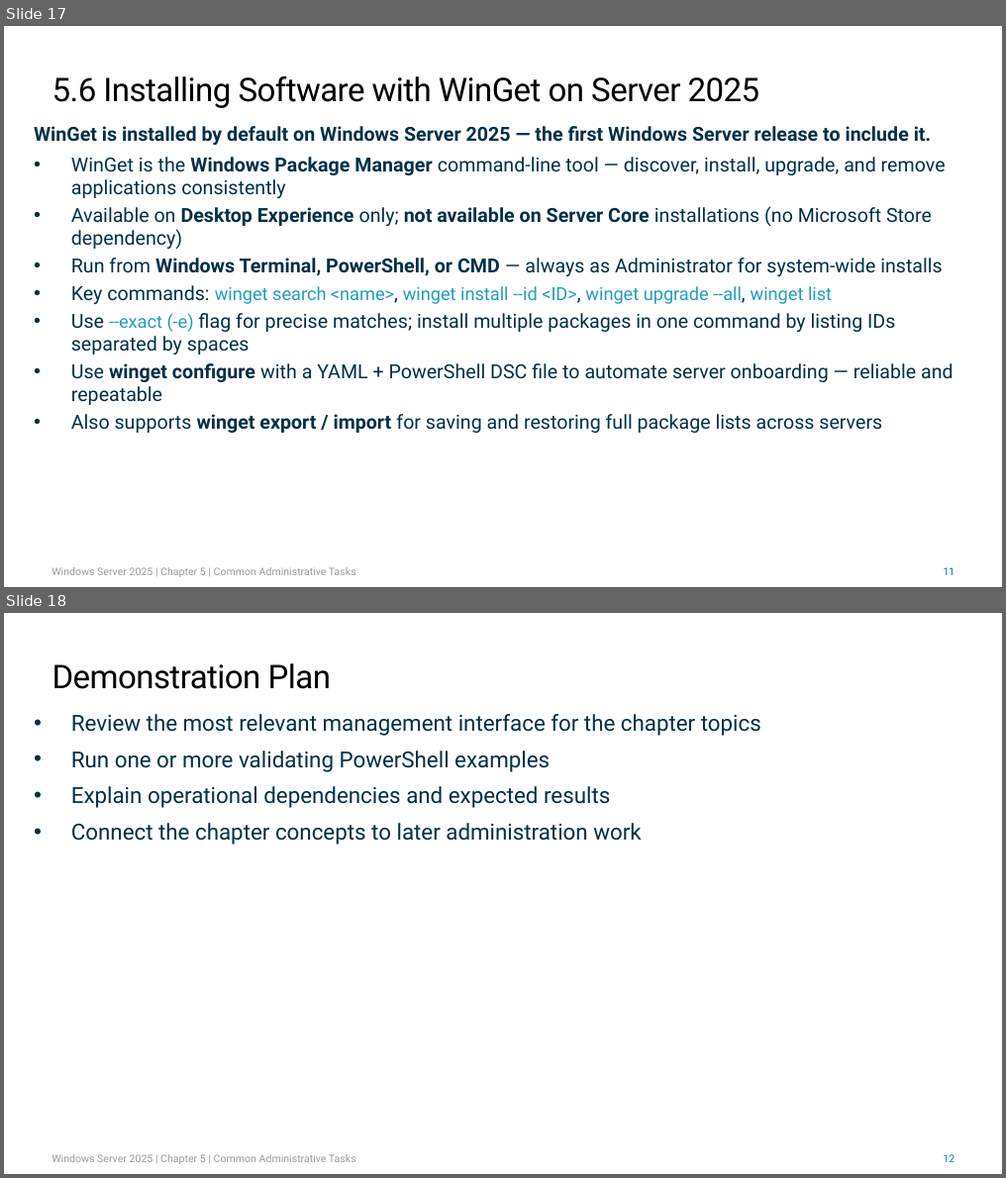
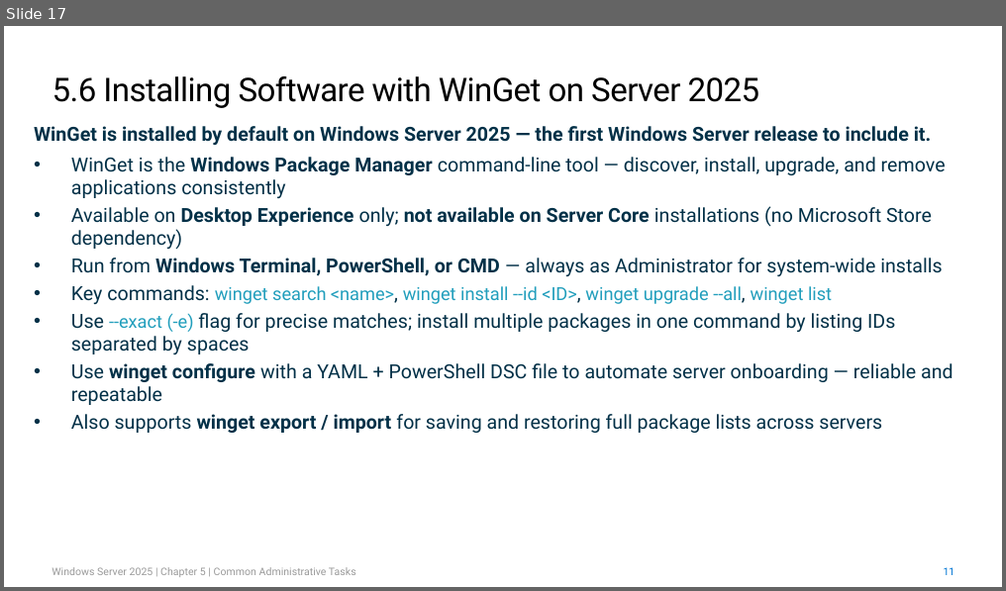
Before and after one commit to kramit/Windows-Server-2025-Course-Labs, a slide deck: FinalOutput/Chapter 5 Common Administrative Tasks - Master Template.pptx. Shown one above the other, each under a label of ours: slides 17 and 18 before the commit, slide 17 after it. The pictures are 1006x1178 and 1006x591 pixels, drawn with LibreOffice and Linux fonts; fonts in the diff are those of the drawing. Boxes give left, top, right and bottom in pixels: in the first picture for what was removed or moved away, otherwise in the second. Text is boxed around its words. In the diff, an @@ line names an element or a change of style, - is before the commit and + after.

```diff
--- a/FinalOutput/Chapter 5 Common Administrative Tasks - Master Template.pptx
+++ b/FinalOutput/Chapter 5 Common Administrative Tasks - Master Template.pptx
@@ slide 18 removed at (4,613,1002,1174), background #FFFFFF @@
@@ title removed at (53,663,331,689) @@
-Demonstration Plan
@@ text removed at (71,714,761,845) @@
-• Review the most relevant management interface for the chapter topics
-• Run one or more validating PowerShell examples
-• Explain operational dependencies and expected results
-• Connect the chapter concepts to later administration work
@@ text removed at (52,1155,356,1164) @@
-Windows Server 2025 | Chapter 5 | Common Administrative Tasks
@@ text removed at (944,1155,955,1162) @@
-12
```
Also in this commit, not shown: 1 slide changed, 3 other files.
